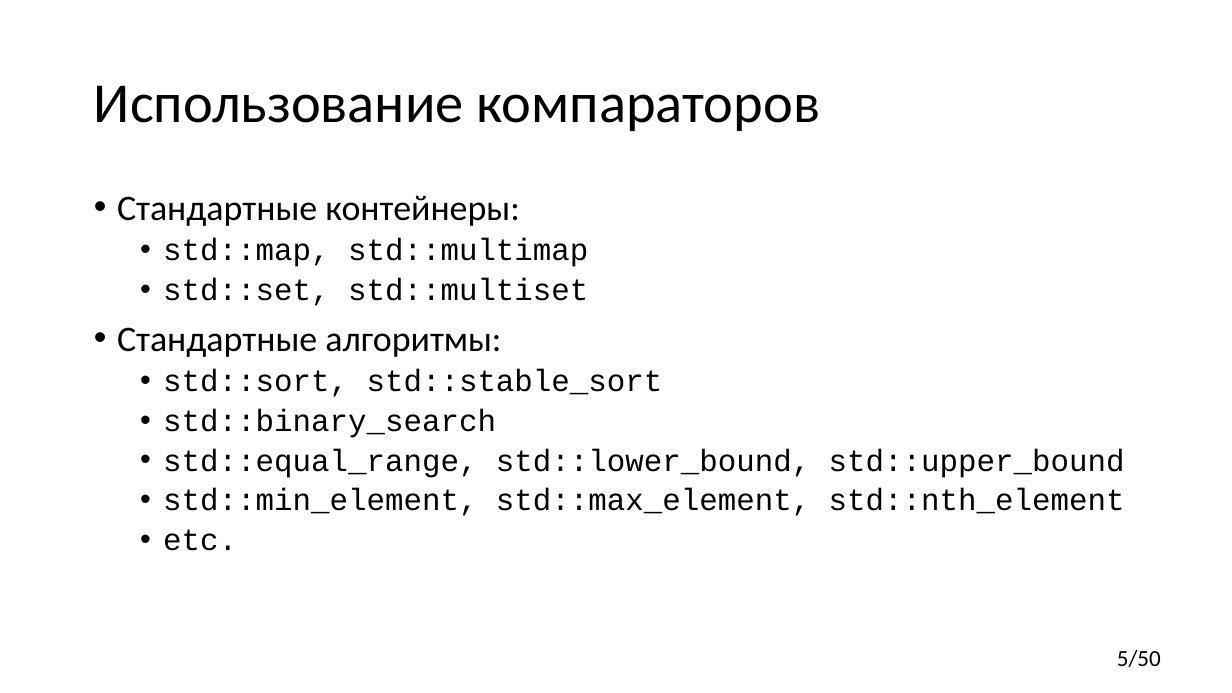
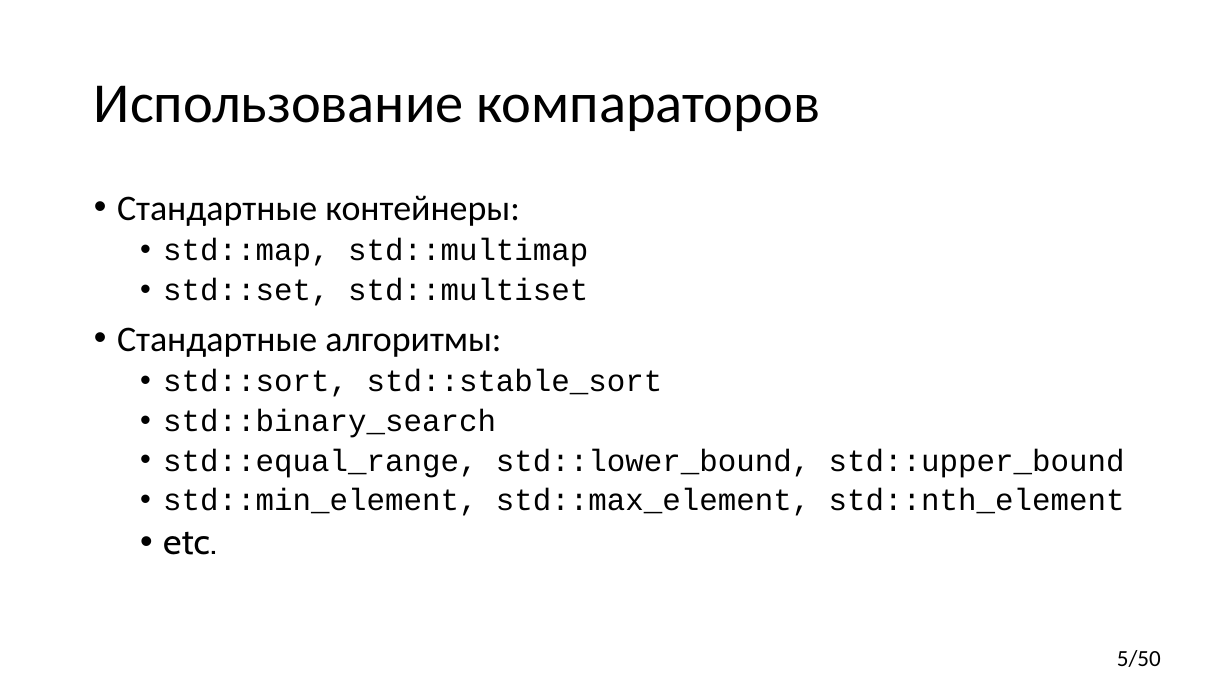
Before and after one commit to yugr/CppRussia, a slide deck: slide 5 of 2023/RU.pptx. Drawn at 1232x693 pixels with LibreOffice and Linux fonts; fonts in the diff are those of the drawing. Boxes give left, top, right and bottom in pixels: in the first picture for what was removed or moved away, otherwise in the second. Text is boxed around its words. In the diff, an @@ line names an element or a change of style, - is before the commit and + after.

```diff
--- a/2023/RU.pptx
+++ b/2023/RU.pptx
@@ text at (163,531,217,555): size 24 to 28 pt, font Courier New to Cabin in "etc." @@
```
Also in this commit, not shown: 3 other slides changed, 1 slide added, 1 slide removed, 1 other file.
